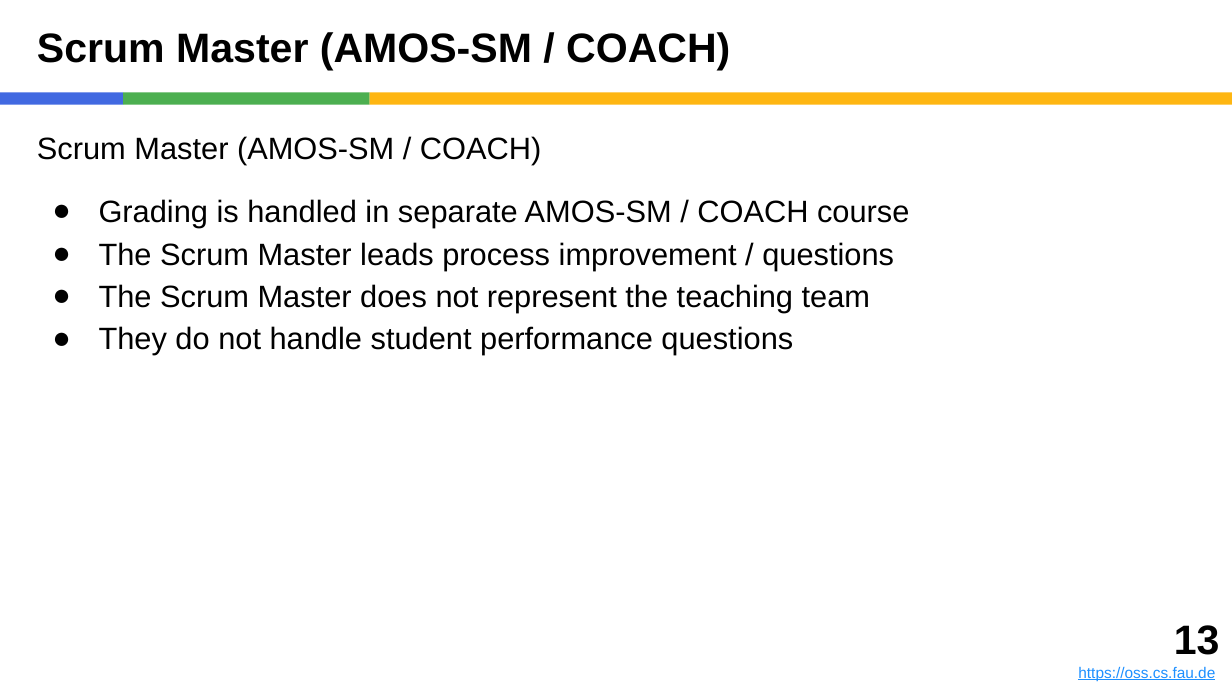
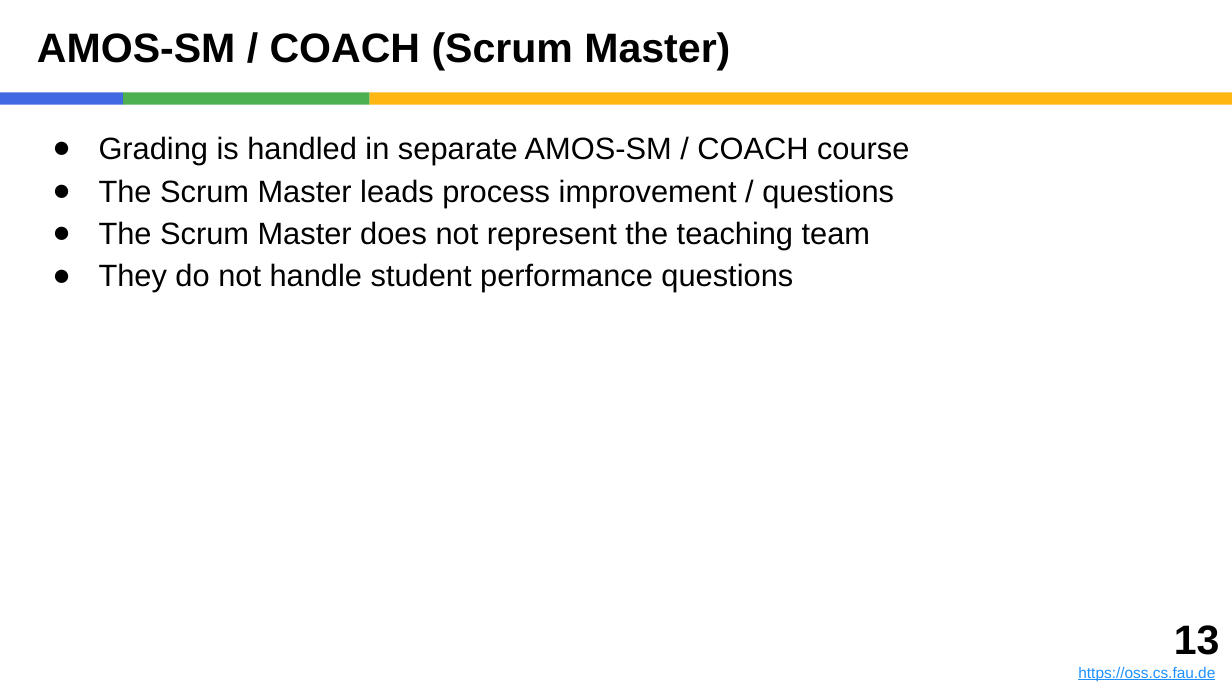
Before and after one commit to dirkriehle/amos-course, a slide deck: slide 13 of Lecture slides/AMOS A01 - Introduction.pptx. Drawn at 1232x693 pixels with LibreOffice and Linux fonts; fonts in the diff are those of the drawing. Boxes give left, top, right and bottom in pixels: in the first picture for what was removed or moved away, otherwise in the second. Text is boxed around its words. In the diff, an @@ line names an element or a change of style, - is before the commit and + after.

```diff
--- a/Lecture slides/AMOS A01 - Introduction.pptx
+++ b/Lecture slides/AMOS A01 - Introduction.pptx
@@ title at bbox=[37, 32, 730, 70]: text changed @@
-Scrum Master (AMOS-SM / COACH)
+AMOS-SM / COACH (Scrum Master)
@@ text at bbox=[37, 136, 541, 165]: paragraph removed @@
-Scrum Master (AMOS-SM / COACH)
@@ text at bbox=[99, 136, 909, 165]: less space between paragraphs @@
```
Also in this commit, not shown: 9 other slides changed, 1 slide added, 1 slide removed, 15 other files.
